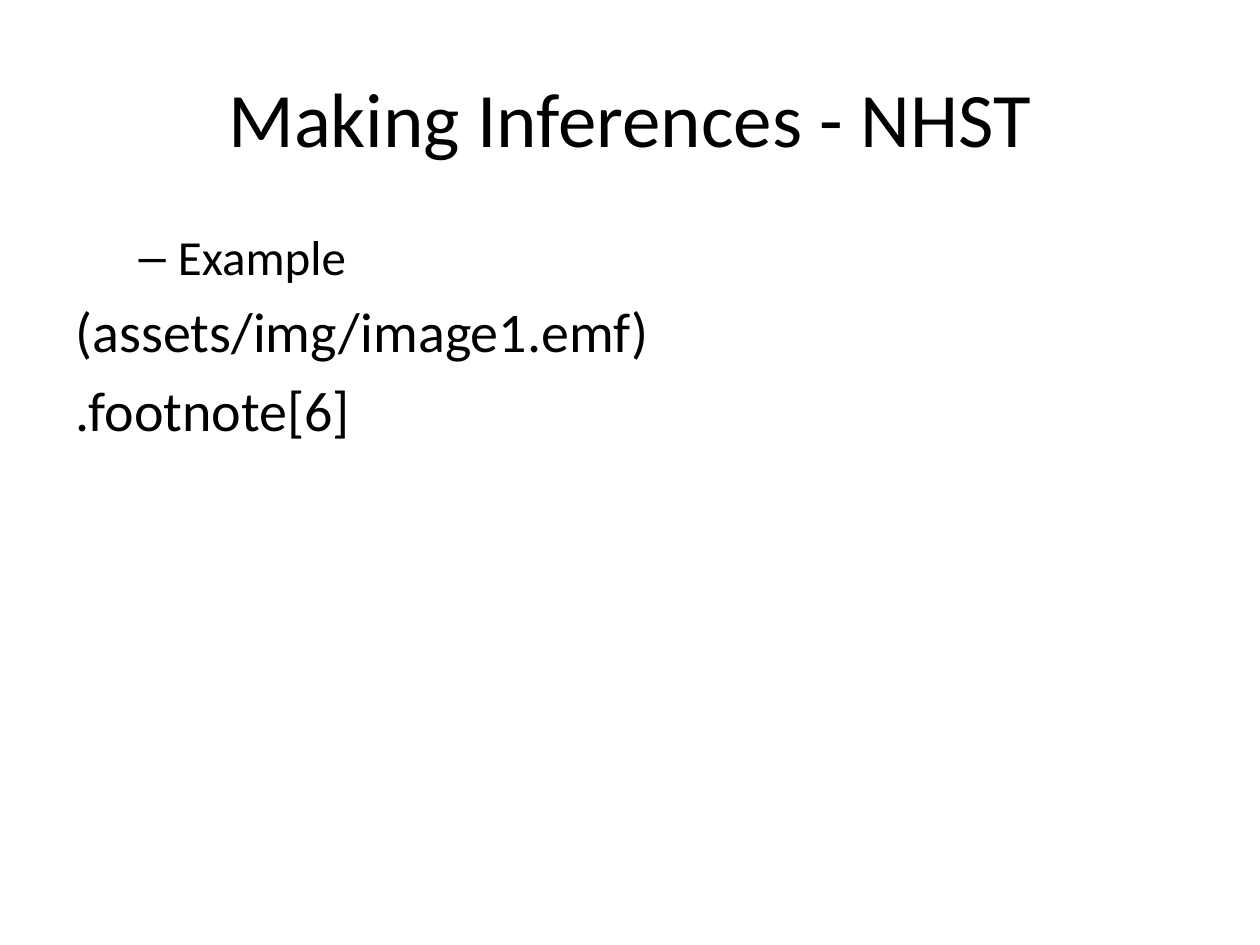
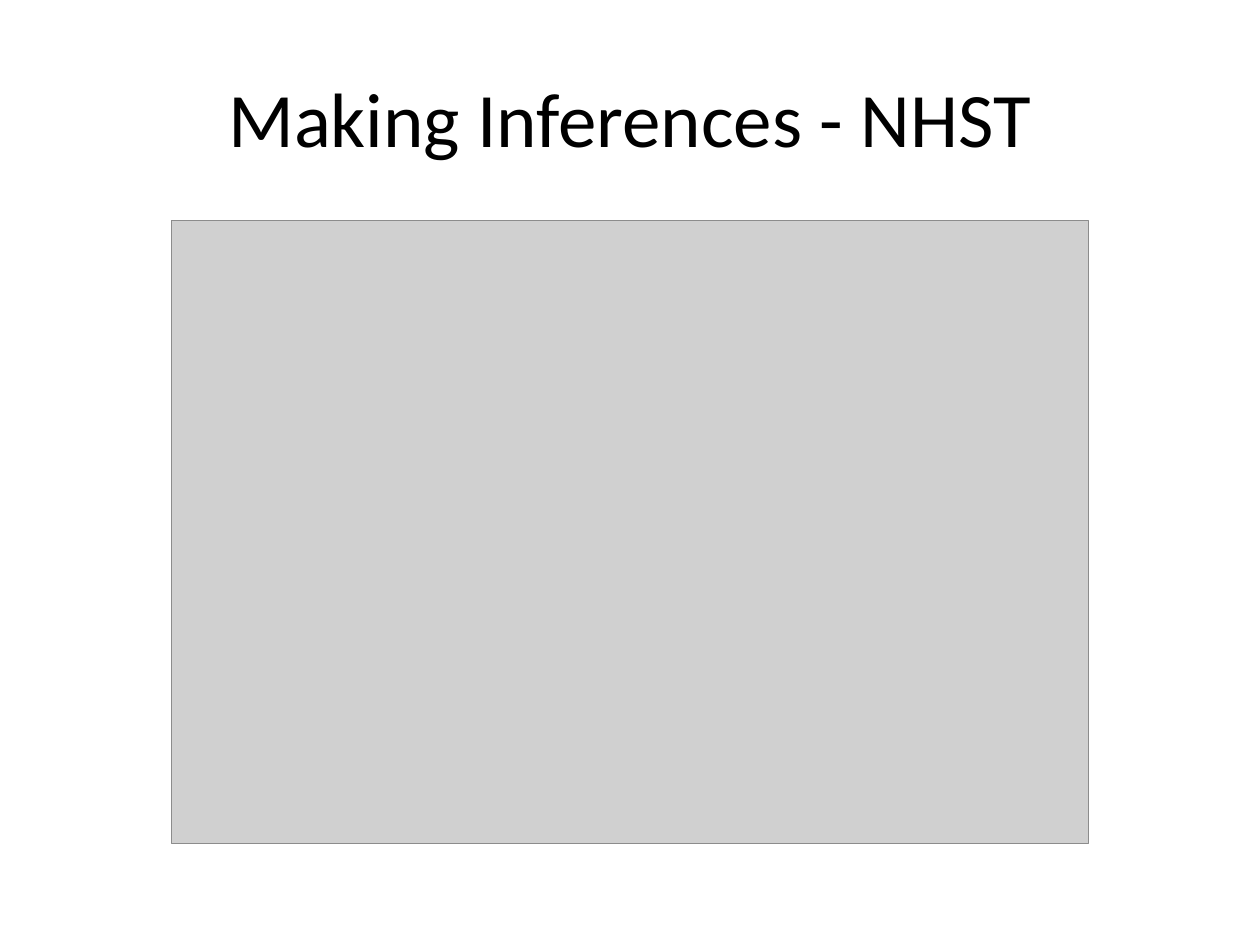
Before and after one commit to classes-medb/5510, a slide deck: slide 8 of src/video-12-data-analysis.pptx. Drawn at 1260x945 pixels with LibreOffice and Linux fonts; fonts in the diff are those of the drawing; grey boxes stand for pictures. Boxes give left, top, right and bottom in pixels: in the first picture for what was removed or moved away, otherwise in the second. Text is boxed around its words. In the diff, an @@ line names an element or a change of style, - is before the commit and + after.

Commit message:
Added images to videos 8-13

```diff
--- a/src/video-12-data-analysis.pptx
+++ b/src/video-12-data-analysis.pptx
@@ picture added at [171,220,1089,843] @@
@@ text removed at [76,241,649,439] @@
-  – Example
-(assets/img/image1.emf)
-.footnote[6]
```
Also in this commit, not shown: 30 other slides changed, 12 slides added, 9 slides removed, 11 other files.
